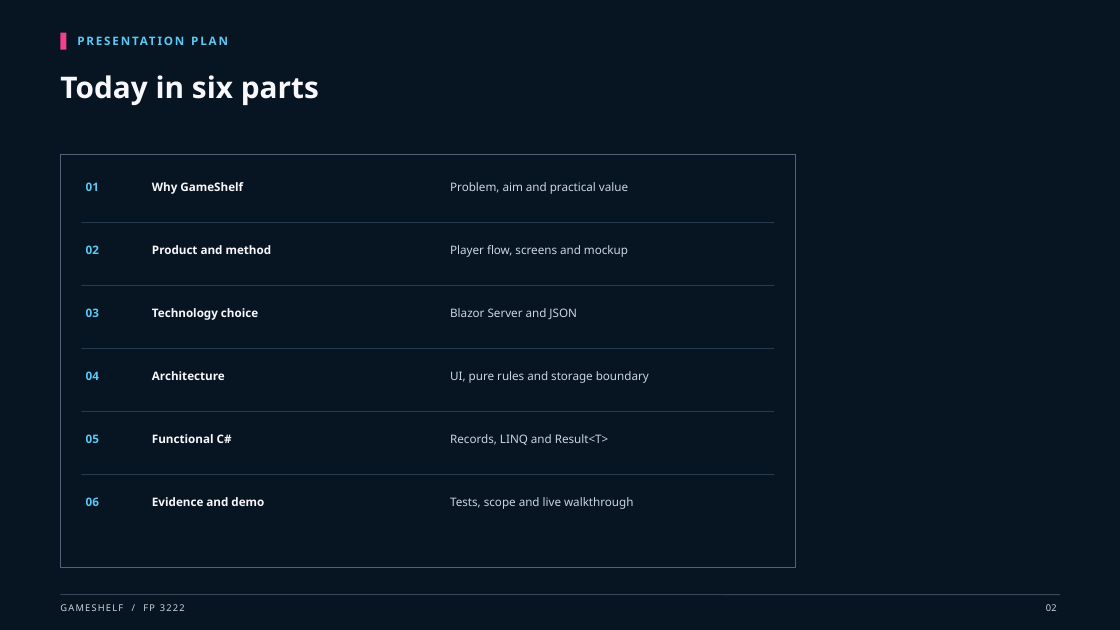
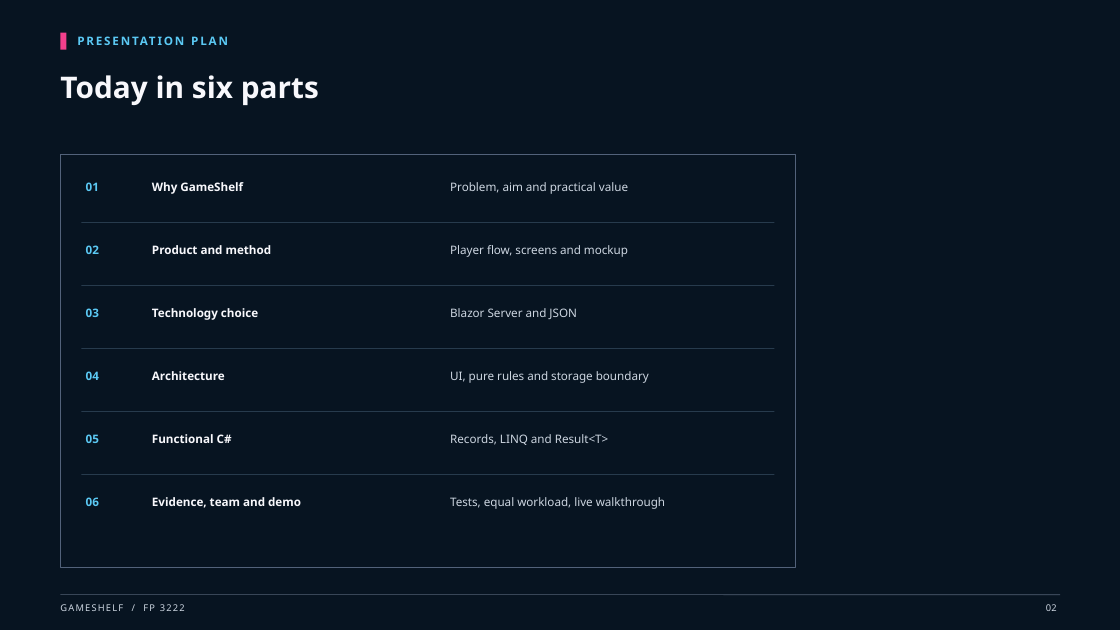
Before and after one commit to Csadow/GameShelf, a slide deck: slide 2 of presentation/GameShelf-Presentation.pptx. Drawn at 1120x630 pixels with LibreOffice and Linux fonts; fonts in the diff are those of the drawing; background and template pictures are left out. Boxes give left, top, right and bottom in pixels: in the first picture for what was removed or moved away, otherwise in the second. Text is boxed around its words. In the diff, an @@ line names an element or a change of style, - is before the commit and + after.

Commit message:
Add team contributions and repository link to presentation

```diff
--- a/presentation/GameShelf-Presentation.pptx
+++ b/presentation/GameShelf-Presentation.pptx
@@ text at (152, 497, 301, 508): text changed @@
-Evidence and demo
+Evidence, team and demo
@@ text at (450, 497, 665, 509): text changed @@
-Tests, scope and live walkthrough
+Tests, equal workload, live walkthrough
```
Also in this commit, not shown: 1 other slide changed, 1 slide added, 1 other file.
